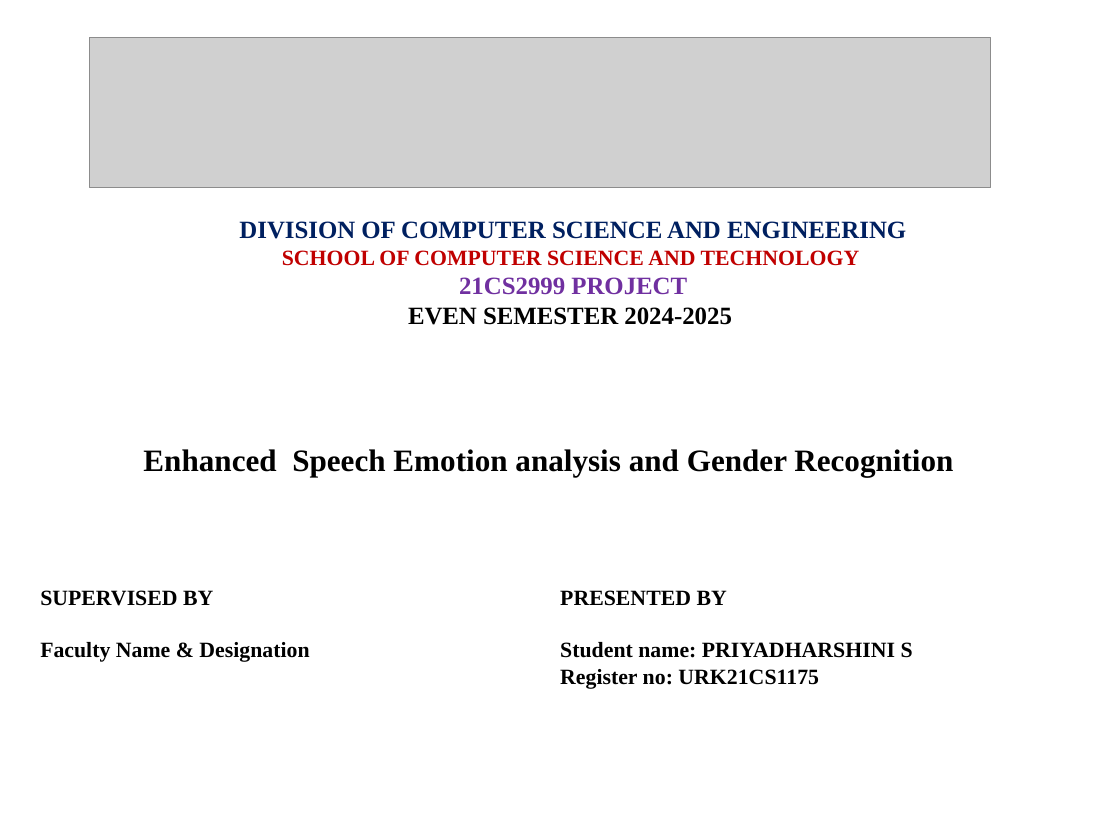
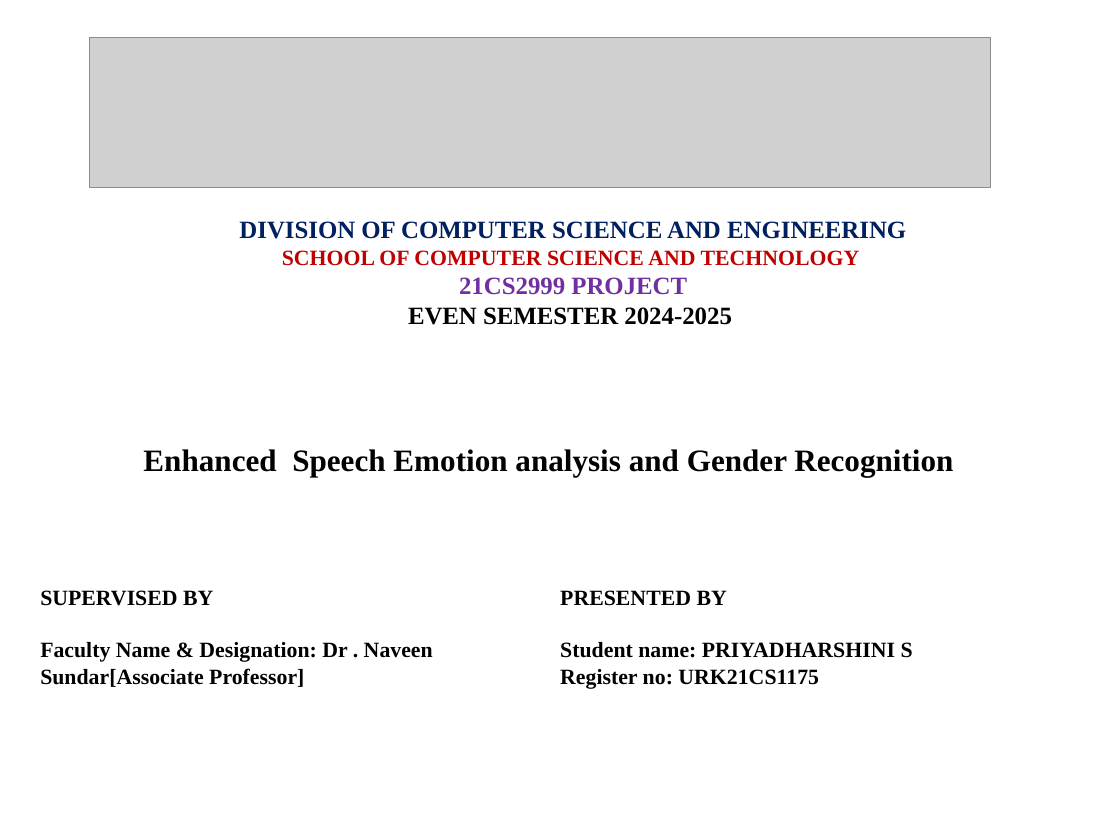
Before and after one commit to URK21CS1175/Speech-Emotion-and-Gender-Recognition-using-Hybrid-Models, a slide deck: slide 1 of Speech emotion analysis gender prediction ppt new.pptx. Drawn at 1120x840 pixels with LibreOffice and Linux fonts; fonts in the diff are those of the drawing; grey boxes stand for pictures. Boxes give left, top, right and bottom in pixels: in the first picture for what was removed or moved away, otherwise in the second. Text is boxed around its words. In the diff, an @@ line names an element or a change of style, - is before the commit and + after.

```diff
--- a/Speech emotion analysis gender prediction ppt new.pptx
+++ b/Speech emotion analysis gender prediction ppt new.pptx
@@ text at bbox=[40, 642, 433, 687]: text changed @@
-Faculty Name & Designation
+Faculty Name & Designation: Dr . Naveen Sundar[Associate Professor]
```
